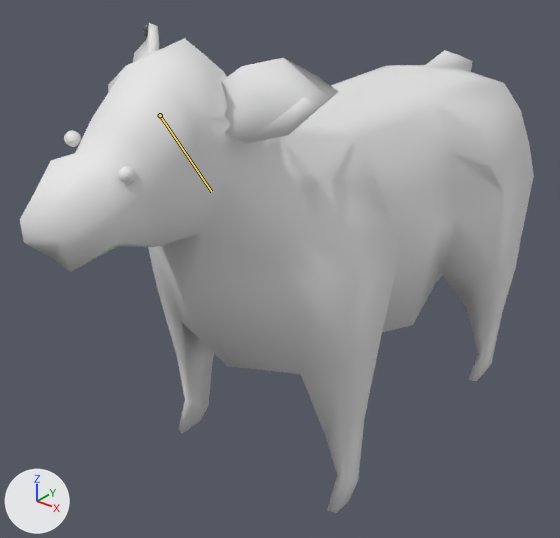
Renders of the FBX model Assets/PreFabs/Cow/New Idle Animation.fbx from each side of a commit.
The view is the same before and after, from a 50 mm camera at (1.53, -2.32, 1.92) aimed at (-0.07, -0.32, 0.68). The lights are fixed; the arrows at lower left show +X, +Y and +Z. Both versions are drawn at frame 33 of the action 'Take 001'; the numbers are the values there. The bones that change are drawn over the model as lines.

The first picture shows 'CowBlW.001'.
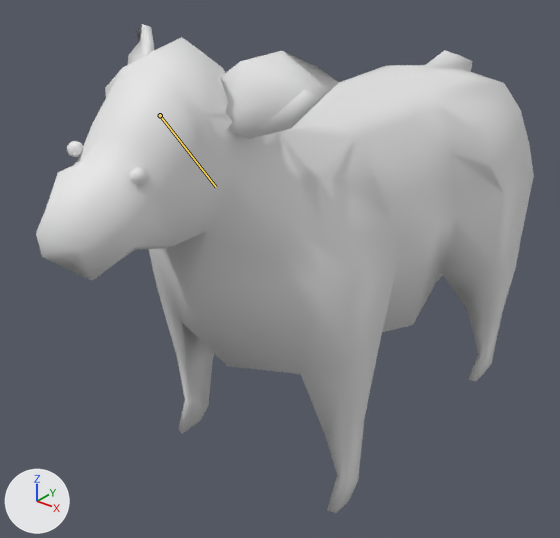
Commit message: Fixed Cow Idle Again

What the commit changed:
Bone 'QuickRigCharacter_Neck' (bone_quickrigcharacter_neck) turns from (-1, 12, -11) to (0, 5, -8) degrees about its own x, y and z.

What differs and where, as boxes [x1, y1, x2, y2] in the pictures (560 x 538 px):
'CowBlW.001', posed: before [20, 23, 534, 513]; after [36, 24, 534, 513]
bone 'QuickRigCharacter_Neck', root to tip: before (160, 115) to (211, 191); after (160, 115) to (216, 187)
